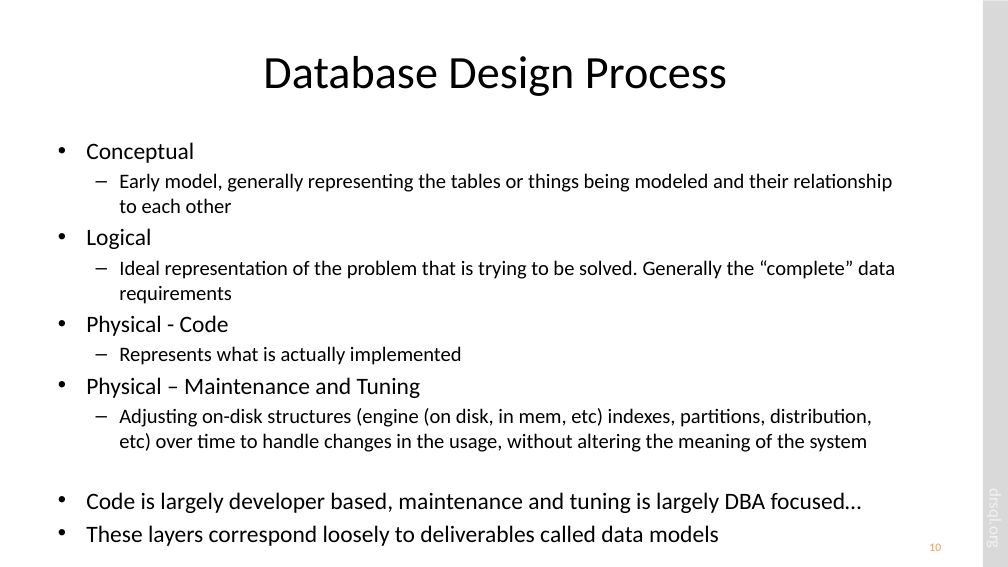
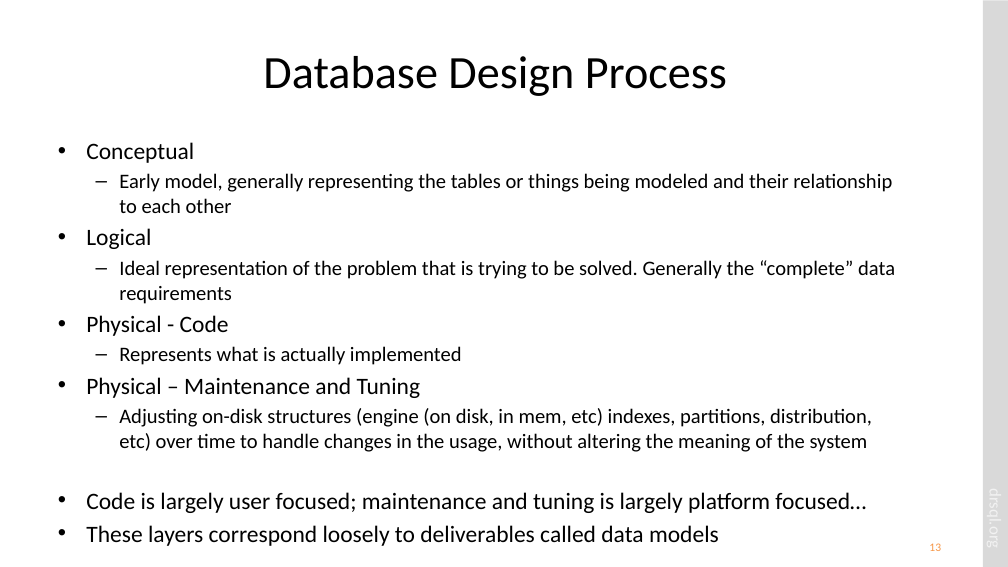
Before and after one commit to drsqlgithub/Presentation-Downloads, a slide deck: slide 13 of Relational Database Design/Relational Database Design.pptx (slide 10 before the commit). Drawn at 1008x567 pixels with LibreOffice and Linux fonts; fonts in the diff are those of the drawing. Boxes give left, top, right and bottom in pixels: in the first picture for what was removed or moved away, otherwise in the second. Text is boxed around its words. In the diff, an @@ line names an element or a change of style, - is before the commit and + after.

Commit message:
New version of Relational Database Design session

```diff
--- a/Relational Database Design/Relational Database Design.pptx
+++ b/Relational Database Design/Relational Database Design.pptx
@@ text at box(86, 492, 866, 513): text changed @@
-• Code is largely developer based, maintenance and tuning is largely DBA focused…
+• Code is largely user focused; maintenance and tuning is largely platform focused…
@@ page number at box(929, 543, 941, 551): text changed @@
-10
+13
```
Also in this commit, not shown: 19 other slides changed, 4 slides added, 1 slide removed.
